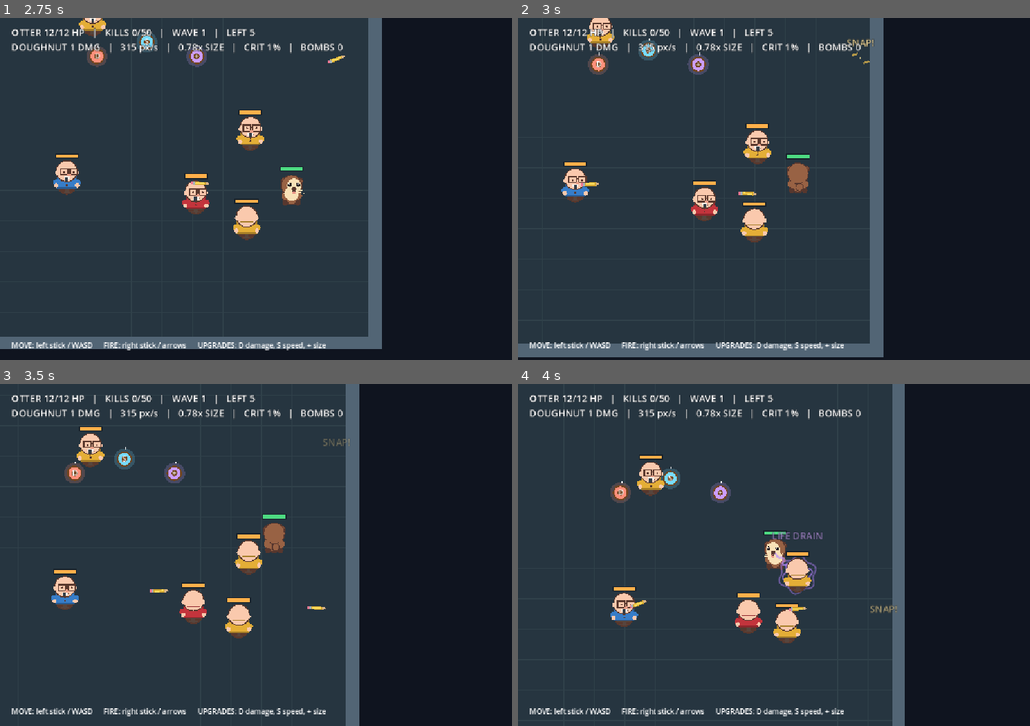
Above: before the commit, frames 1-4 (two rows, left to right).
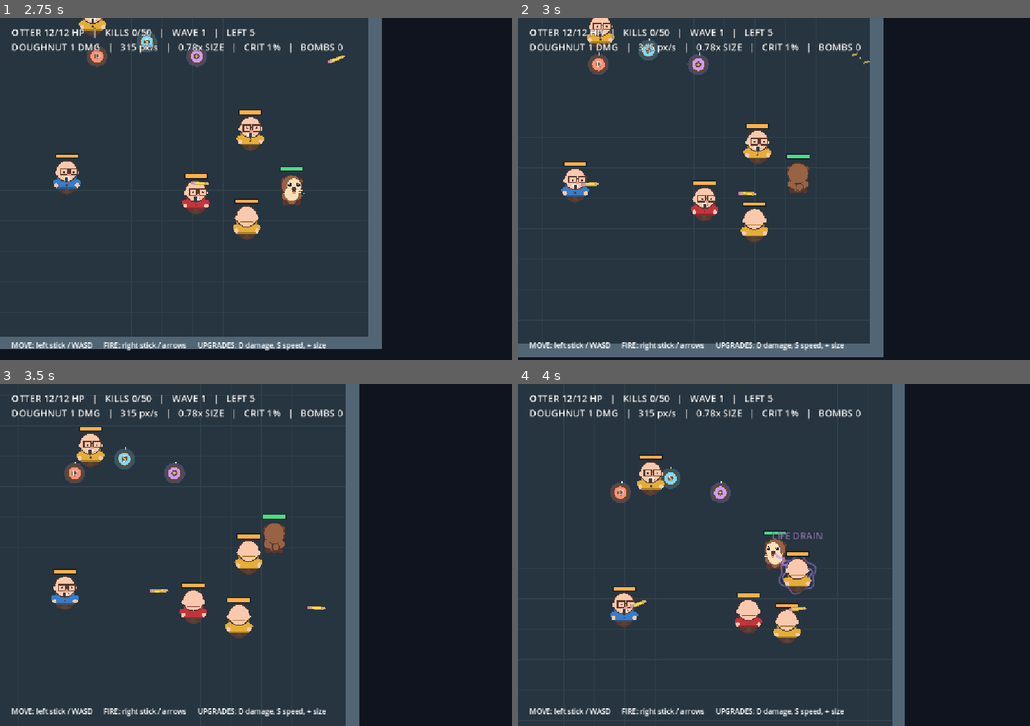
Above: after the commit, the same moments.

Repository: Jonty303/Project-Ottertron
Game: Godot game, scene res://scenes/main.tscn
Two runs of this game, one before a commit and one after it. Both use one fixed random seed, a clock stepped at 60 frames per second and the inputs below.
Inputs:
- Up to frame 1 (2.75 s): hold D 0.53-1.28 s; hold R 0.53-1.28 s; hold S 1.28-2.03 s; tap R at 1.35 s; hold D from 2.03 s (still down); hold R from 2.03 s (still down)
- Up to frame 2 (3 s): release D at 2.78 s; release R at 2.78 s; hold W from 2.78 s (still down); tap R at 2.85 s
- Up to frame 3 (3.5 s): keep holding W
- Up to frame 4 (4 s): release W at 3.53 s; hold A from 3.53 s (still down); hold R from 3.53 s (still down)

Frame 1 is identical in both runs. In frame 2, less than 0.1% of the frame differs, in the area x 64-70%, y 6-9%; in frame 3, less than 0.1%; in frame 4, less than 0.1%, in the area x 68-75%, y 64-67%.

Commit message:
Add mushroom-cloud deaths, faster red bombs, silent pencil snaps and otter game-over sequence

Diff:
--- a/scripts/actor_art.gd
+++ b/scripts/actor_art.gd
@@ -4,6 +4,7 @@
 @export_enum("otter", "colin", "doughnut") var kind: String = "otter"
 @export var jumper_color: Color = Color("#e4ae37")
 var facing: Vector2 = Vector2.DOWN
+var is_dead: bool = false
 
 func set_facing(direction: Vector2) -> void:
     if direction.length_squared() > 0.01:
@@ -48,6 +49,14 @@
 
     draw_circle(Vector2(0, 9), 15, cream)
     draw_circle(Vector2(shift, -8), 15, cream)
+    if is_dead:
+        # Crosses replace the living eyes and muzzle expression.
+        for eye_x in [-9.0, 9.0]:
+            var at := Vector2(eye_x + shift, -10.0)
+            draw_line(at + Vector2(-4, -4), at + Vector2(4, 4), eyes, 2.8)
+            draw_line(at + Vector2(-4, 4), at + Vector2(4, -4), eyes, 2.8)
+        draw_circle(Vector2(shift, -1), 4.5, dark_brown)
+        return
     draw_circle(Vector2(-9 + shift, -10), 4, eyes)
     draw_circle(Vector2(9 + shift, -10), 4, eyes)
     draw_circle(Vector2(-10 + shift, -11), 1.5, Color.WHITE)
--- a/scripts/colin.gd
+++ b/scripts/colin.gd
@@ -23,7 +23,7 @@
 @export var pencil_range: float = 680.0
 @export var ranged_preferred_distance: float = 270.0
 @export var ranged_minimum_distance: float = 190.0
-@export var explosion_delay: float = 2.0
+@export var explosion_delay: float = 0.9
 @export var explosion_radius: float = 128.0
 @export var explosion_damage_min: int = 1
 @export var explosion_damage_max: int = 10
@@ -94,7 +94,7 @@
     if pending_explosion:
         _explosion_remaining -= delta
         _glow_time += delta
-        var pulse: float = 0.5 + 0.5 * sin(_glow_time * 14.0)
+        var pulse: float = 0.5 + 0.5 * sin(_glow_time * 23.0)
         art.modulate = Color(1.0, 0.08 + pulse * 0.23, 0.08 + pulse * 0.23)
         queue_redraw()
         if _explosion_remaining <= 0.0:
@@ -137,7 +137,7 @@
                 var increase: int = int(floor(float(_ticks_completed) / float(ramp_every)))
                 var damage: int = mini(drain_max_damage, drain_base_damage + increase)
                 _ticks_completed += 1
-                var applied: int = target.take_damage(damage)
+                var applied: int = target.take_damage(damage, _drain_damage_source())
                 if applied > 0:
                     aura_tick.emit(applied)
                 if target.health <= 0:
@@ -213,10 +213,10 @@
 
 func _draw() -> void:
     if pending_explosion:
-        var pulse: float = 0.5 + 0.5 * sin(_glow_time * 14.0)
-        var glow_color := Color(1.0, 0.07, 0.05, 0.18 + pulse * 0.23)
-        draw_circle(Vector2.ZERO, 39.0 + pulse * 8.0, glow_color)
-        draw_arc(Vector2.ZERO, 37.0 + pulse * 5.0, 0.0, TAU, 64, Color(1.0, 0.2, 0.12, 0.72), 3.0, true)
+        var pulse: float = 0.5 + 0.5 * sin(_glow_time * 23.0)
+        var glow_color := Color(1.0, 0.04, 0.03, 0.20 + pulse * 0.38)
+        draw_circle(Vector2.ZERO, 39.0 + pulse * 15.0, glow_color)
+        draw_arc(Vector2.ZERO, 39.0 + pulse * 10.0, 0.0, TAU, 64, Color(1.0, 0.14, 0.08, 0.85), 4.0, true)
         return
     if not aura_active:
         return
@@ -237,3 +237,12 @@
             var wobble: float = sin(t * 19.0 + _aura_phase * 10.0) * 6.0 * sin(PI * t)
             beam.append(destination * t + perp * wobble)
         draw_polyline(beam, Color(0.71, 0.55, 1.0, 0.68), 3.0, true)
+
+func _drain_damage_source() -> String:
+    match variant:
+        "boss":
+            return "Boss Colin's life-drain aura"
+        "explosive":
+            return "Red Colin's life-drain aura"
+        _:
+            return "Colin's life-drain aura"
--- a/scripts/main.gd
+++ b/scripts/main.gd
@@ -8,7 +8,8 @@
 const PENCIL_SNAP = preload("res://scripts/pencil_snap.gd")
 const POWER_UP_SCENE: PackedScene = preload("res://scenes/power_up.tscn")
 const FLOATING_TEXT = preload("res://scripts/floating_text.gd")
-const EXPLOSION_FLASH = preload("res://scripts/explosion_flash.gd")
+const MUSHROOM_CLOUD = preload("res://scripts/mushroom_cloud.gd")
+const TOMBSTONE = preload("res://scripts/tombstone.gd")
 
 const ROOM_SIDE: float = 960.0
 const WALL_THICKNESS: float = 28.0
@@ -21,6 +22,14 @@
 
 var player
 var hud: Label
+var _game_over_overlay: ColorRect
+var _game_over_title: Label
+var _game_over_details: Label
+var _tombstone: Node2D
+var _elapsed_survival: float = 0.0
+var _survival_at_end: float = 0.0
+var _death_sequence_remaining: float = -1.0
+var _death_cause: String = ""
 var enemies: Array[Node2D] = []
 var pending_bombs: Array[Node2D] = []
 var kills: int = 0
@@ -67,6 +76,7 @@
     instructions.position = Vector2(24, 678)
     instructions.add_theme_font_size_override("font_size", 15)
     interface.add_child(instructions)
+    _create_game_over_dialog(interface)
 
     # Make all three power-up types available immediately for testing.
     _spawn_powerup("damage", Vector2(-105, -125))
@@ -85,9 +95,14 @@
 
 func _process(delta: float) -> void:
     if _round_finished:
-        if Input.is_key_pressed(KEY_R) or _restart_button_pressed():
+        if _death_sequence_remaining >= 0.0:
+            _death_sequence_remaining -= delta
+            if _death_sequence_remaining < 0.0:
+                _start_tombstone_drop()
+        elif _game_over_overlay.visible and (Input.is_key_pressed(KEY_R) or _restart_button_pressed()):
             get_tree().reload_current_scene()
         return
+    _elapsed_survival += delta
     if _wave_timer > 0.0:
         _wave_timer -= delta
         if _wave_timer <= 0.0:
@@ -192,17 +207,18 @@
     kills += 1
     if enemy.pending_explosion:
         pending_bombs.append(enemy)
-        _floating_text(enemy.global_position + Vector2(0, -66),
-            "WARNING: EXPLOSION!", Color("#ff6153"))
-    if kills >= TARGET_KILLS:
-        _end_round(true)
-    else:
-        _maybe_clear_wave()
+    else:
+        _spawn_mushroom_cloud(enemy.global_position, false, 0.0,
+            1.55 if enemy.variant == "boss" else 1.0)
+    _maybe_clear_wave()
     _update_hud()
 
 func _maybe_clear_wave() -> void:
     # Delayed explosions must resolve before another wave enters the room.
     if _round_finished or not enemies.is_empty() or not pending_bombs.is_empty():
+        return
+    if kills >= TARGET_KILLS:
+        _end_round(true)
         return
     if _wave_timer > 0.0:
         return
@@ -215,15 +231,11 @@
     if not pending_bombs.has(bomb):
         return
     if not _round_finished:
-        var flash = EXPLOSION_FLASH.new()
-        flash.position = at
-        flash.radius = radius
-        add_child(flash)
-        _floating_text(at + Vector2(0, -55), "BOOM! %d" % damage, Color("#ff934b"))
+        _spawn_mushroom_cloud(at, true, radius)
         # A single random 1-10 HP value is rolled per explosion and applied
         # to each living target within 128px; the dead owner is excluded.
         if player.health > 0 and player.global_position.distance_to(at) <= radius:
-            player.take_damage(damage)
+            player.take_damage(damage, "Red Colin's explosion")
         if not _round_finished:
             for enemy in enemies.duplicate():
                 if _round_finished:
@@ -304,7 +316,6 @@
     bits.position = at
     bits.heading = heading
     add_child(bits)
-    _floating_text(at + Vector2(0, -26), "SNAP!", Color("#ffe29b"))
 
 func _on_doughnut_damage(at: Vector2, amount: int, critical: bool) -> void:
     if critical:
@@ -348,6 +359,7 @@
     _update_hud()
 
 func _on_player_defeated() -> void:
+    _death_cause = player.last_damage_source
     _end_round(false)
 
 func _end_round(victory: bool) -> void:
@@ -356,6 +368,7 @@
     _round_finished = true
     _win = victory
     _wave_timer = -1.0
+    _survival_at_end = _elapsed_survival
     player.set_physics_process(false)
     for enemy in enemies:
         if is_instance_valid(enemy):
@@ -368,6 +381,92 @@
     for projectile in get_tree().get_nodes_in_group("projectiles"):
         projectile.queue_free()
     _update_hud()
+    if victory:
+        _show_game_over_dialog()
+    else:
+        _death_sequence_remaining = 0.52
+
+
+func _spawn_mushroom_cloud(at: Vector2, deals_damage: bool, blast_radius: float,
+        effect_scale: float = 1.0) -> void:
+    var cloud = MUSHROOM_CLOUD.new()
+    cloud.position = at
+    cloud.hazardous = deals_damage
+    cloud.radius = blast_radius
+    cloud.scale_factor = effect_scale
+    add_child(cloud)
+
+func _start_tombstone_drop() -> void:
+    if is_instance_valid(_tombstone):
+        return
+    _tombstone = TOMBSTONE.new()
+    add_child(_tombstone)
+    var room_edge: float = ROOM_SIDE / 2.0 - 56.0
+    var grave_point: Vector2 = player.global_position + Vector2(74, 12)
+    grave_point.x = clampf(grave_point.x, -room_edge, room_edge)
+    grave_point.y = clampf(grave_point.y, -room_edge, room_edge)
+    _tombstone.landed.connect(_show_game_over_dialog, CONNECT_ONE_SHOT)
+    _tombstone.drop_to(grave_point)
+
+func _format_survival(seconds: float) -> String:
+    var total: int = maxi(0, int(floor(seconds)))
+    return "%02d:%02d" % [total / 60, total % 60]
+
+func _create_game_over_dialog(layer: CanvasLayer) -> void:
+    _game_over_overlay = ColorRect.new()
+    _game_over_overlay.color = Color(0.05, 0.07, 0.10, 0.69)
+    _game_over_overlay.set_anchors_and_offsets_preset(Control.PRESET_FULL_RECT)
+    _game_over_overlay.mouse_filter = Control.MOUSE_FILTER_STOP
+    layer.add_child(_game_over_overlay)
+    _game_over_overlay.hide()
+
+    var panel := PanelContainer.new()
+    panel.position = Vector2(296, 194)
+    panel.custom_minimum_size = Vector2(560, 290)
+    panel.size = Vector2(560, 290)
+    var box_style := StyleBoxFlat.new()
+    box_style.bg_color = Color("#24313c")
+    box_style.border_color = Color("#e2c18a")
+    box_style.set_border_width_all(3)
+    box_style.set_corner_radius_all(13)
+    box_style.set_content_margin_all(28)
+    panel.add_theme_stylebox_override("panel", box_style)
+    _game_over_overlay.add_child(panel)
+    var content := VBoxContainer.new()
+    content.add_theme_constant_override("separation", 18)
+    panel.add_child(content)
+
+    _game_over_title = Label.new()
+    _game_over_title.horizontal_alignment = HORIZONTAL_ALIGNMENT_CENTER
+    _game_over_title.add_theme_font_size_override("font_size", 33)
+    _game_over_title.add_theme_color_override("font_color", Color("#f2d7ac"))
+    content.add_child(_game_over_title)
+
+    _game_over_details = Label.new()
+    _game_over_details.horizontal_alignment = HORIZONTAL_ALIGNMENT_CENTER
+    _game_over_details.autowrap_mode = TextServer.AUTOWRAP_WORD_SMART
+    _game_over_details.add_theme_font_size_override("font_size", 19)
+    content.add_child(_game_over_details)
+
+    var restart := Button.new()
+    restart.text = "Try again     (A / R)"
+    restart.custom_minimum_size = Vector2(260, 48)
+    restart.size_flags_horizontal = Control.SIZE_SHRINK_CENTER
+    restart.pressed.connect(func() -> void: get_tree().reload_current_scene())
+    content.add_child(restart)
+
+func _show_game_over_dialog() -> void:
+    if not is_instance_valid(_game_over_overlay):
+        return
+    if _win:
+        _game_over_title.text = "VICTORY!"
+        _game_over_details.text = "All 50 Colins defeated!\nTime survived: %s\nWaves cleared: %d" % [
+            _format_survival(_survival_at_end), wave]
+    else:
+        _game_over_title.text = "GAME OVER"
+        _game_over_details.text = "Cause of death: %s\nTime survived: %s\nColins defeated: %d / %d" % [
+            _death_cause, _format_survival(_survival_at_end), kills, TARGET_KILLS]
+    _game_over_overlay.show()
 
 func _floating_text(at: Vector2, message: String, color: Color) -> void:
     var popup = FLOATING_TEXT.new()
@@ -384,8 +483,7 @@
         pending_bombs.size()
     ]
     if _round_finished:
-        hud.text = stats + ("\nVICTORY! 50 COLINS DEFEATED!" if _win else
-            "\nDEFEAT! THE OTTER WAS DEFEATED!") + "   |   R or A/Cross to restart"
+        hud.text = stats
     elif _wave_timer > 0.0:
         hud.text = stats + "\nWAVE CLEAR — NEXT WAVE INCOMING"
     else:
--- /dev/null
+++ b/scripts/mushroom_cloud.gd
@@ -0,0 +1,43 @@
+extends Node2D
+## Transient hand-drawn mushroom-cloud death effect; purely visual.
+## Hazardous red Colin blasts additionally draw a shockwave out to the damage radius.
+
+@export var duration: float = 0.68
+var radius: float = 50.0
+var hazardous: bool = false
+var scale_factor: float = 1.0
+var _elapsed: float = 0.0
+
+func _ready() -> void:
+    z_index = 8
+    scale = Vector2.ONE * scale_factor
+
+func _process(delta: float) -> void:
+    _elapsed += delta
+    queue_redraw()
+    if _elapsed >= duration:
+        queue_free()
+
+func _draw() -> void:
+    var t: float = clampf(_elapsed / maxf(duration, 0.01), 0.0, 1.0)
+    var alpha: float = minf(1.0, t * 9.0) * (1.0 - pow(t, 2.0))
+    var warm := Color(1.0, 0.41, 0.14, alpha)
+    var smoke := Color(0.37, 0.36, 0.41, alpha * 0.90)
+    var shadow := Color(0.18, 0.19, 0.23, alpha * 0.67)
+    var rise: float = t * 34.0
+    # Mushroom-cloud silhouette: thin rising stem, overlapping bulbous cap.
+    draw_circle(Vector2(0, 3), 13.0 + 12.0 * t, warm)
+    draw_rect(Rect2(-8.0 - 3.0 * t, -rise * 0.55, 16.0 + 6.0 * t,
+        17.0 + rise * 0.55), smoke)
+    var cap_center := Vector2(0.0, -15.0 - rise)
+    var cap_radius: float = 13.0 + t * 21.0
+    draw_circle(cap_center + Vector2(-0.55 * cap_radius, 6), cap_radius * 0.73, shadow)
+    draw_circle(cap_center + Vector2(0.55 * cap_radius, 6), cap_radius * 0.73, shadow)
+    draw_circle(cap_center, cap_radius, smoke)
+    draw_circle(cap_center + Vector2(-6.0, -7.0), cap_radius * 0.45,
+        Color(1.0, 0.72, 0.39, alpha * 0.7))
+    if hazardous:
+        # The damage is instantaneous, but this ring shows its 128px footprint.
+        var ring_radius: float = radius * minf(1.0, t * 2.8)
+        draw_arc(Vector2.ZERO, ring_radius, 0.0, TAU, 72,
+            Color(1.0, 0.25, 0.10, alpha * 0.85), 3.0, true)
--- a/scripts/pencil.gd
+++ b/scripts/pencil.gd
@@ -36,7 +36,12 @@
         var low: int = maxi(1, mini(minimum_damage, maximum_damage))
         var high: int = maxi(low, maxi(minimum_damage, maximum_damage))
         var attempted: int = randi_range(low, high)
-        var applied: int = int(body.call("take_damage", attempted))
+        var applied: int = 0
+        if body.is_in_group("player"):
+            var source: String = "Boss Colin's pencil" if is_instance_valid(shooter) and shooter.variant == "boss" else "Blue Colin's pencil"
+            applied = int(body.call("take_damage", attempted, source))
+        else:
+            applied = int(body.call("take_damage", attempted))
         if applied > 0:
             damage_dealt.emit(body.global_position, applied, body.is_in_group("player"))
     snapped.emit(global_position)
--- a/scripts/player.gd
+++ b/scripts/player.gd
@@ -20,6 +20,8 @@
 @export var maximum_doughnut_size: float = 2.0
 
 var health: int = 12
+var last_damage_source: String = "Unknown cause"
+var death_animation_started: bool = false
 var _fire_cooldown: float = 0.0
 
 @onready var art = $Art
@@ -75,15 +77,17 @@
         Input.get_joy_axis(device, vertical_axis)
     ).limit_length(1.0)
 
-func take_damage(amount: int) -> int:
+func take_damage(amount: int, source: String = "Unknown cause") -> int:
     if health <= 0 or amount <= 0:
         return 0
     var applied: int = mini(amount, health)
     health -= applied
+    last_damage_source = source
     health_bar.set_health(health, max_health)
     damage_taken.emit(applied)
     health_changed.emit(health)
     if health <= 0:
+        begin_death_animation()
         defeated.emit()
     return applied
 
@@ -98,3 +102,17 @@
         _:
             return
     doughnut_stats_changed.emit(doughnut_damage, doughnut_speed, doughnut_size)
+
+func begin_death_animation() -> void:
+    if death_animation_started:
+        return
+    death_animation_started = true
+    health_bar.hide()
+    art.set_facing(Vector2.DOWN)
+    art.is_dead = true
+    art.queue_redraw()
+    # Tilt and squash the otter into a sprawled position.
+    var collapse := create_tween().set_parallel(true)
+    collapse.tween_property(art, "rotation", 1.40, 0.48).set_trans(Tween.TRANS_CUBIC).set_ease(Tween.EASE_OUT)
+    collapse.tween_property(art, "scale", Vector2(1.12, 0.62), 0.48).set_trans(Tween.TRANS_CUBIC).set_ease(Tween.EASE_OUT)
+    collapse.tween_property(art, "position", Vector2(0, 17), 0.48).set_trans(Tween.TRANS_CUBIC).set_ease(Tween.EASE_OUT)
--- /dev/null
+++ b/scripts/tombstone.gd
@@ -0,0 +1,53 @@
+extends Node2D
+## A little stone falling from overhead before the game-over dialog appears.
+signal landed
+
+var landing_point: Vector2
+var is_landed: bool = false
+var _impact_age: float = 0.0
+
+func drop_to(at: Vector2) -> void:
+    landing_point = at
+    position = at + Vector2(0.0, -380.0)
+    z_index = 12
+    var tween := create_tween()
+    tween.tween_property(self, "position", landing_point, 0.80).set_trans(Tween.TRANS_BOUNCE).set_ease(Tween.EASE_OUT)
+    tween.tween_callback(finish_drop)
+
+func finish_drop() -> void:
+    if is_landed:
+        return
+    is_landed = true
+    position = landing_point
+    _impact_age = 0.0
+    queue_redraw()
+    landed.emit()
+
+func _process(delta: float) -> void:
+    if is_landed:
+        _impact_age += delta
+        if _impact_age < 0.55:
+            queue_redraw()
+
+func _draw() -> void:
+    var stone := Color("#8d939b")
+    var edge := Color("#525a66")
+    var engraved := Color("#3b4653")
+    draw_ellipse_placeholder(Vector2(0, 26), Vector2(40, 10), Color(0, 0, 0, 0.28))
+    draw_rect(Rect2(-19, -13, 38, 39), edge)
+    draw_circle(Vector2(0, -13), 19, edge)
+    draw_rect(Rect2(-16, -13, 32, 36), stone)
+    draw_circle(Vector2(0, -13), 16, stone)
+    draw_string(ThemeDB.fallback_font, Vector2(-13, 7), "RIP",
+        HORIZONTAL_ALIGNMENT_LEFT, -1, 16, engraved)
+    draw_rect(Rect2(-25, 23, 50, 7), edge)
+    if is_landed and _impact_age < 0.55:
+        var t: float = _impact_age / 0.55
+        var dust := Color(0.75, 0.70, 0.62, (1.0 - t) * 0.65)
+        draw_circle(Vector2(-21 - 24.0 * t, 24), 6 + 8 * t, dust)
+        draw_circle(Vector2(21 + 24.0 * t, 24), 6 + 8 * t, dust)
+
+func draw_ellipse_placeholder(center: Vector2, size: Vector2, color: Color) -> void:
+    draw_set_transform(center, 0.0, Vector2(size.x / 2.0, size.y / 2.0))
+    draw_circle(Vector2.ZERO, 1, color)
+    draw_set_transform(Vector2.ZERO)
--- a/tests/variants_smoke.gd
+++ b/tests/variants_smoke.gd
@@ -98,10 +98,11 @@
     check(game.pending_bombs.has(red), "Red Colin leaves a bomb corpse")
     check(red.health == 0 and red.collision_layer == 0, "Bomb corpse is dead and non-colliding")
     check(game.kills == 1, "Red Colin counts immediately as a kill")
-    red._process(1.9)
-    check(game.pending_bombs.has(red), "Red corpse glows for two seconds")
+    check(is_equal_approx(red.explosion_delay, 0.9), "Red fuse lasts 0.9 seconds")
+    red._process(0.80)
+    check(game.pending_bombs.has(red), "Red corpse still pulsing before 0.9 seconds")
     red._process(0.11)
-    check(not game.pending_bombs.has(red), "Red corpse explodes after two seconds")
+    check(not game.pending_bombs.has(red), "Red corpse explodes after 0.9 seconds")
 
     game.queue_free()
     await process_frame
--- a/tests/waves_smoke.gd
+++ b/tests/waves_smoke.gd
@@ -108,9 +108,25 @@
     var defeat_game = GAME.instantiate()
     root.add_child(defeat_game)
     await process_frame
-    defeat_game.player.take_damage(12)
+    defeat_game.player.take_damage(12, "Blue Colin's pencil")
     check(defeat_game._round_finished and not defeat_game._win,
         "Otter death ends game in defeat")
+    check(defeat_game.player.last_damage_source == "Blue Colin's pencil",
+        "Death cause is recorded")
+    check(defeat_game.player.art.is_dead, "Crossed eyes appear on death")
+    check(defeat_game.player.death_animation_started, "Collapse animation begins")
+    check(not defeat_game._game_over_overlay.visible,
+        "Game-over dialog waits until the gravestone lands")
+    defeat_game._death_sequence_remaining = 0.01
+    defeat_game._process(0.02)
+    check(is_instance_valid(defeat_game._tombstone), "Tombstone appears by the otter")
+    if is_instance_valid(defeat_game._tombstone):
+        defeat_game._tombstone.finish_drop()
+        check(defeat_game._game_over_overlay.visible, "Game-over dialog appears after stone lands")
+        check(defeat_game._game_over_details.text.contains("Blue Colin's pencil"),
+            "Dialog explains what killed the otter")
+        check(defeat_game._game_over_details.text.contains("Time survived:"),
+            "Dialog shows survival time")
     check(not defeat_game.player.is_physics_processing(),
         "Controls stop on defeat")
     var dead_game_kills: int = defeat_game.kills
@@ -198,6 +214,9 @@
     check(nearby.health == 2, "Chain blast damages other living Colins")
     check(combat_game.pending_bombs.is_empty(), "All explosions eventually resolve")
     check(dummy.health == 2, "Enemies outside the radius are unharmed")
+    check(combat_game.get_children().any(func(node: Node) -> bool:
+        return node.get_script() == preload("res://scripts/mushroom_cloud.gd")),
+        "Enemy deaths create a mushroom cloud effect")
     combat_game.queue_free()
     await process_frame
 
Not shown, changed: README.md
Not shown, changed: docs/game-design.md
Not shown, changed: docs/roadmap.md
Not shown, changed: docs/test-plan.md
